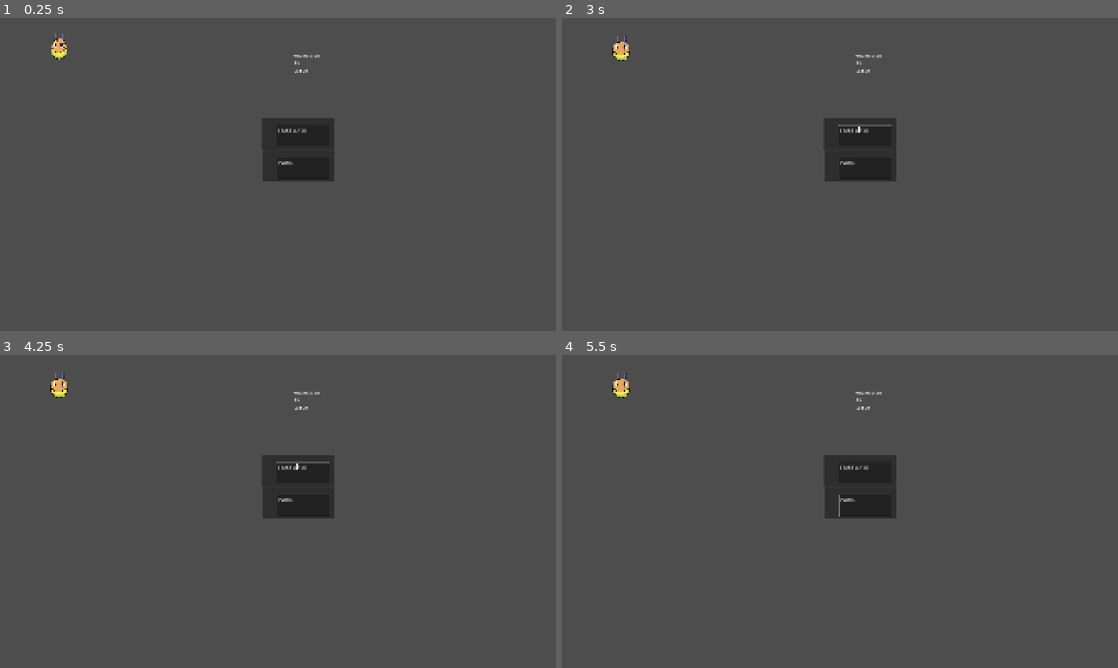
Above: before the commit, frames 1-4 (two rows, left to right).
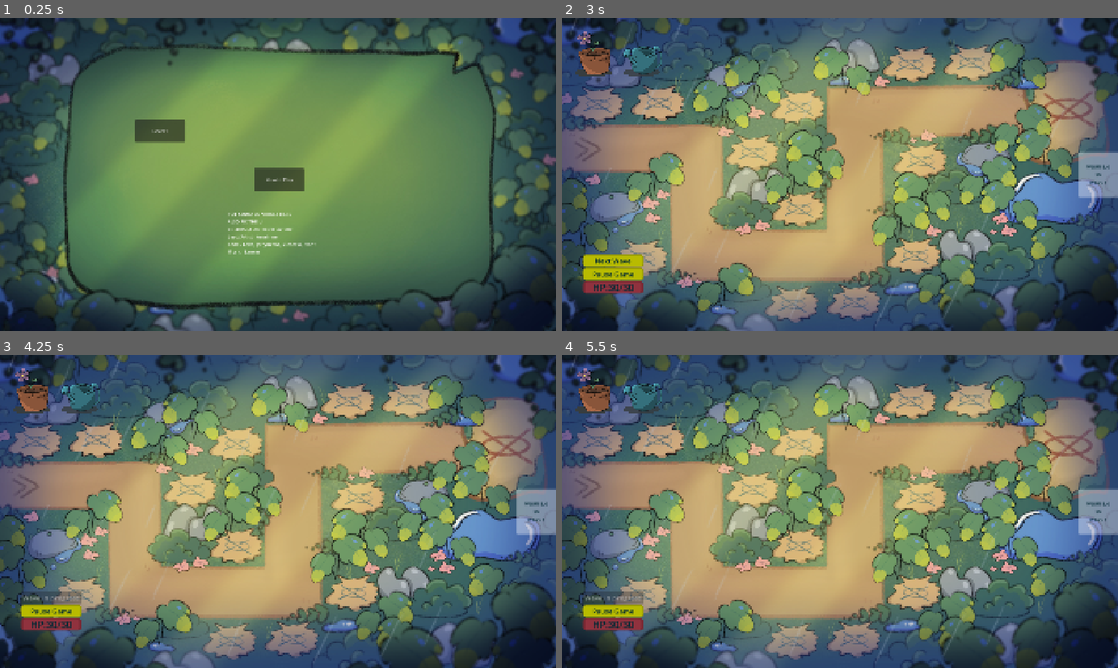
Above: after the commit, the same moments.

Repository: 100-Devs-1-Game/MossyMarchDefense
Game: Godot game, scene res://game/mainmenu/main_menu.tscn
Same seed, same stepped clock (60 frames per second), same inputs: the game is played once before the commit and once after it. Before the commit the project starts from res://game/debug/debug_pathing.tscn.
Inputs (mouse positions are in pixels of both pictures, inside the frame that each line leads up to; where the layout moved, square brackets give the same spot in the first picture):
- Up to frame 1 (0.25 s): no input
- Up to frame 2 (3 s): click (840, 180) at 0.5 s, where only the run after the commit has a clickable "How to Play"; click (862, 133) at 1.27 s; click (862, 133) at 2.02 s; click (723, 130) at 2.75 s, where only the run after the commit has a clickable "Level 1"
- Up to frame 3 (4.25 s): click (50, 599) [300, 470] at 3.5 s
- Up to frame 4 (5.5 s): click (612, 611) [862, 502] at 4.25 s; tap Enter at 5 s; move the mouse to (962, 495) at 5.02 s; click (962, 495) at 5.17 s

The runs differ from the first frame. In frame 1, 90% of the frame differs, in the area x 0-100%, y 0-100%; in frame 2, 94%; in frame 3, 94%; in frame 4, 94%.

Commit message:
created basic main menu

Diff:
--- a/src/game/items/acorn.gd
+++ b/src/game/items/acorn.gd
@@ -8,17 +8,21 @@
 
 
 func _ready():
+	animated_sprite_2d.play()
+
+	await  get_tree().create_timer(.1).timeout
+
 	area_2d.mouse_entered.connect(on_mouse_entered)
 	area_2d.mouse_exited.connect(on_mouse_exited)
-	animated_sprite_2d.play()
 
 func _input(event):
-	if event is InputEventMouseButton and event.button_index == MOUSE_BUTTON_LEFT and clickable:
+	if event is InputEventMouseButton and (event.button_index == MOUSE_BUTTON_LEFT or event.button_index == MOUSE_BUTTON_RIGHT) and clickable:
 		var level_manager = get_tree().get_first_node_in_group("level_manager")
 		level_manager.pay_player(1)
 		self.queue_free()
 
 func on_mouse_entered():
+	print("Entered!")
 	clickable = true
 
 func on_mouse_exited():
--- /dev/null
+++ b/src/game/mainmenu/main_menu.gd
@@ -0,0 +1,13 @@
+extends Control
+
+const LEVEL_1_SCENE := preload("res://game/scenes/levels/level_1.tscn")
+
+@onready var level_1_button = $Control/Menu/Level1Button
+
+
+func _ready():
+	level_1_button.pressed.connect(on_level_1_pressed)
+
+
+func on_level_1_pressed():
+	get_tree().change_scene_to_packed(LEVEL_1_SCENE)
--- /dev/null
+++ b/src/game/mainmenu/main_menu.tscn
@@ -0,0 +1,57 @@
+[gd_scene load_steps=3 format=3 uid="uid://b3v1k7r8vxso3"]
+
+[ext_resource type="Script" uid="uid://kd0s7peornng" path="res://game/mainmenu/main_menu.gd" id="1_dx26c"]
+[ext_resource type="Texture2D" uid="uid://3kqvxl8jxs26" path="res://assets/Background/Menu/main_menu.jpg" id="1_dyiny"]
+
+[node name="MainMenu" type="Control"]
+layout_mode = 3
+anchors_preset = 15
+anchor_right = 1.0
+anchor_bottom = 1.0
+grow_horizontal = 2
+grow_vertical = 2
+script = ExtResource("1_dx26c")
+
+[node name="Control" type="Control" parent="."]
+anchors_preset = 0
+offset_right = 40.0
+offset_bottom = 40.0
+
+[node name="Background" type="Node2D" parent="Control"]
+position = Vector2(960, 540)
+
+[node name="MainMenu" type="Sprite2D" parent="Control/Background"]
+texture = ExtResource("1_dyiny")
+
+[node name="Menu" type="Node2D" parent="Control"]
+
+[node name="HowToPlayButton" type="Button" parent="Control/Menu"]
+offset_left = 878.0
+offset_top = 519.0
+offset_right = 1050.0
+offset_bottom = 597.0
+text = "How to Play"
+
+[node name="Level1Button" type="Button" parent="Control/Menu"]
+offset_left = 467.0
+offset_top = 352.0
+offset_right = 640.0
+offset_bottom = 428.0
+size_flags_horizontal = 4
+size_flags_vertical = 4
+text = "Level 1"
+
+[node name="Label" type="Label" parent="Control/Menu"]
+anchors_preset = -1
+anchor_right = 0.62100005
+anchor_bottom = 0.29500002
+offset_left = 786.0
+offset_top = 665.0
+offset_right = 1089.0
+offset_bottom = 818.0
+text = "PUT AUDIO CONTROLS HERE
+ALSO FIX THE UI
+CREDITS (ALSO REDO LATER):
+Lead/Artist - Amatrine
+Code - Lexo, JerryBeans, Vienetta, Plant
+Music - Lancer"
--- a/src/project.godot
+++ b/src/project.godot
@@ -11,7 +11,7 @@
 [application]
 
 config/name="Mossy March"
-run/main_scene="uid://btp7hnqxcg8sn"
+run/main_scene="uid://b3v1k7r8vxso3"
 config/features=PackedStringArray("4.5", "Forward Plus")
 config/icon="res://icon.svg"
 
Binary file added: src/assets/Background/Menu/main_menu.jpg
Not shown, added: src/assets/Background/Menu/main_menu.jpg.import
Not shown, added: src/game/mainmenu/main_menu.gd.uid
